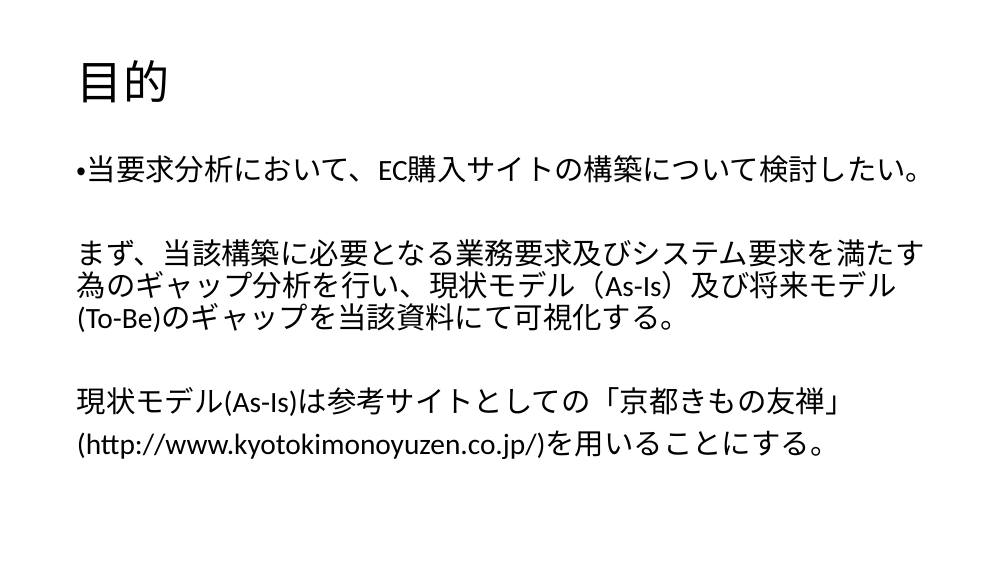
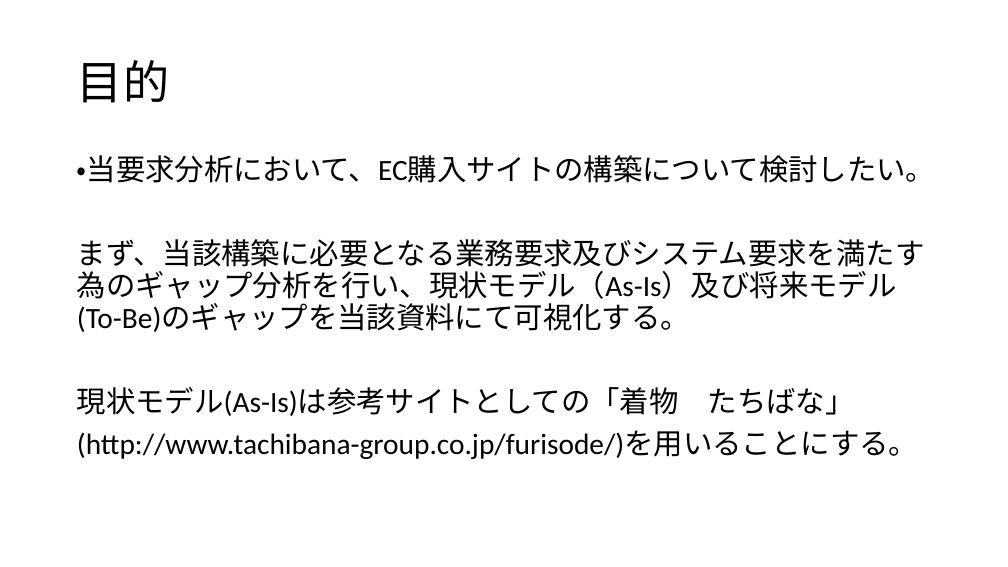
Before and after one commit to badapple330/openconnect, a slide deck: slide 3 of [Architect]/201612-nadeshiko-phase1/00.事前調査/nadeshiko ギャップ分析.pptx. Drawn at 1008x567 pixels with LibreOffice and Linux fonts; fonts in the diff are those of the drawing. Boxes give left, top, right and bottom in pixels: in the first picture for what was removed or moved away, otherwise in the second. Text is boxed around its words. In the diff, an @@ line names an element or a change of style, - is before the commit and + after.

```diff
--- a/[Architect]/201612-nadeshiko-phase1/00.事前調査/nadeshiko ギャップ分析.pptx
+++ b/[Architect]/201612-nadeshiko-phase1/00.事前調査/nadeshiko ギャップ分析.pptx
@@ text at bbox=[77, 387, 918, 459]: text changed @@
-現状モデル(As-Is)は参考サイトとしての「京都きもの友禅」
-(http://www.kyotokimonoyuzen.co.jp/)を用いることにする。
+現状モデル(As-Is)は参考サイトとしての「着物 たちばな」
+(http://www.tachibana-group.co.jp/furisode/)を用いることにする。
```
Also in this commit, not shown: 1 other slide changed, 2 other files.
